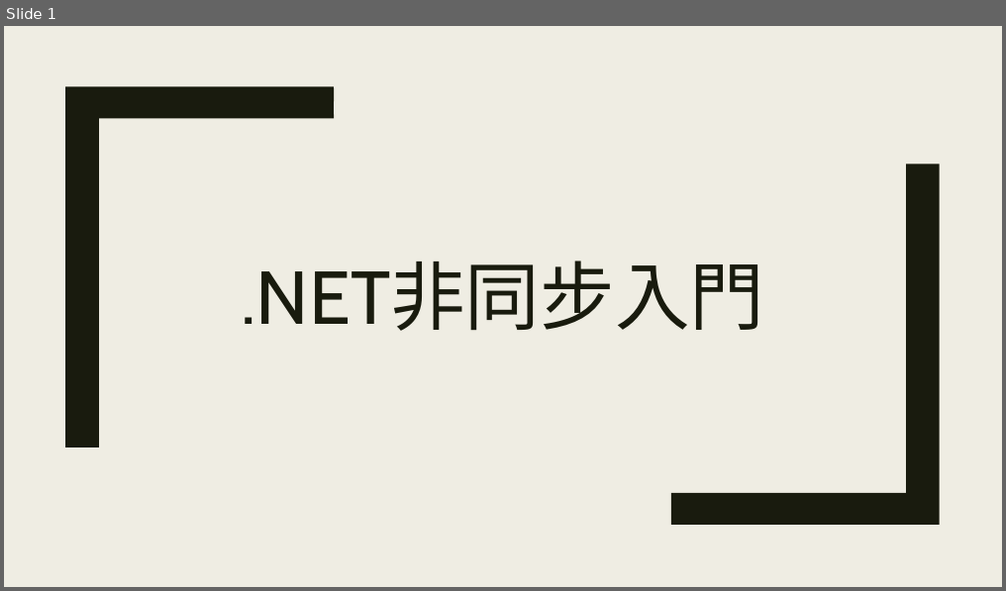
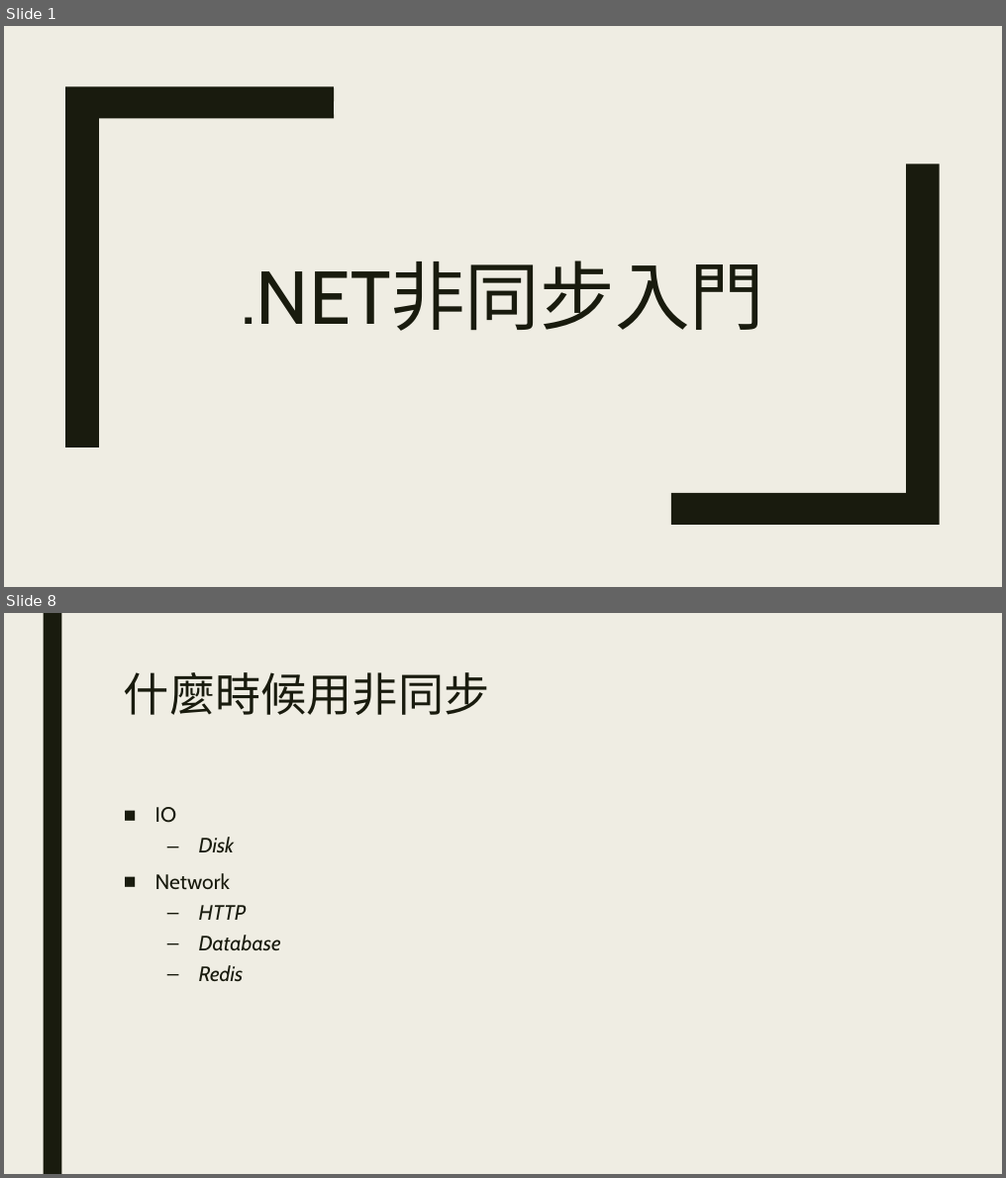
Before and after one commit to ryans610/.NET-Async-Basic, a slide deck: .NET非同步入門.pptx. Shown one above the other, each under a label of ours: slide 1 before the commit, slides 1 and 8 after it; the slides between them are not shown. The pictures are 1006x591 and 1006x1178 pixels, drawn with LibreOffice and Linux fonts; fonts in the diff are those of the drawing. Boxes give left, top, right and bottom in pixels: in the first picture for what was removed or moved away, otherwise in the second. Text is boxed around its words. In the diff, an @@ line names an element or a change of style, - is before the commit and + after.

```diff
--- a/.NET非同步入門.pptx
+++ b/.NET非同步入門.pptx
@@ slide 8 added at (4, 613, 1002, 1174), background #EFEDE3 @@
@@ rectangle added at (43, 613, 61, 1174), fill #191B0E @@
@@ title added at (124, 672, 490, 715), 44 pt, text #191B0E @@
+什麼時候用非同步
@@ text added at (155, 807, 281, 981), 20 pt, text #191B0E, italic @@
+■ IO
+  – Disk
+■ Network
+  – HTTP
+  – Database
+  – Redis
```
Also in this commit, not shown: 9 other slides added.
